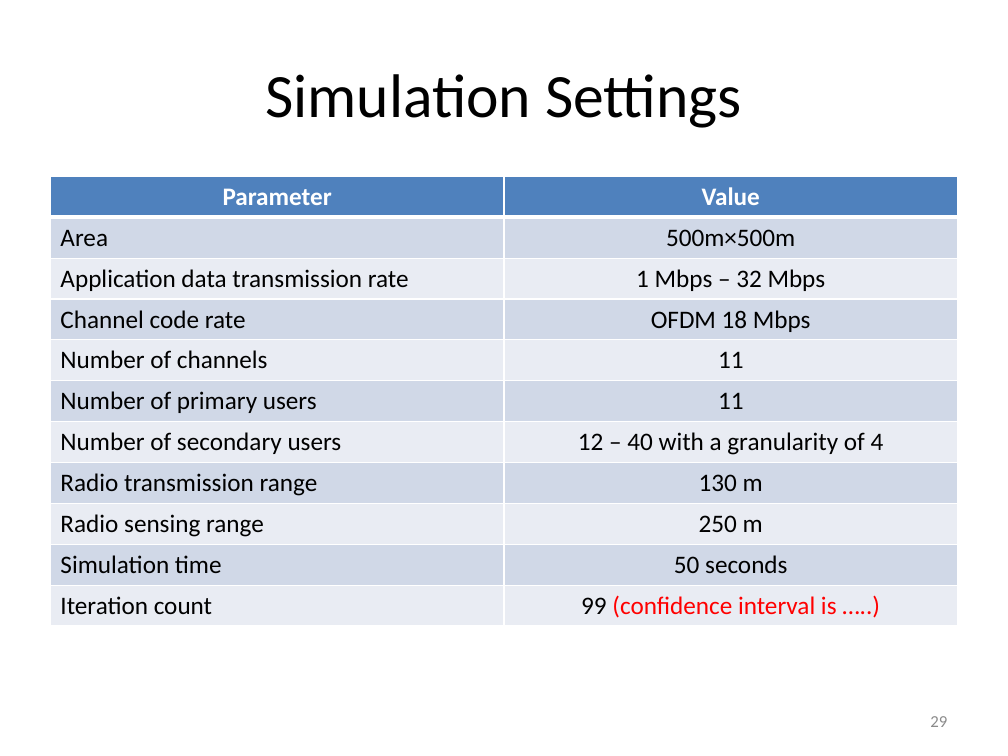
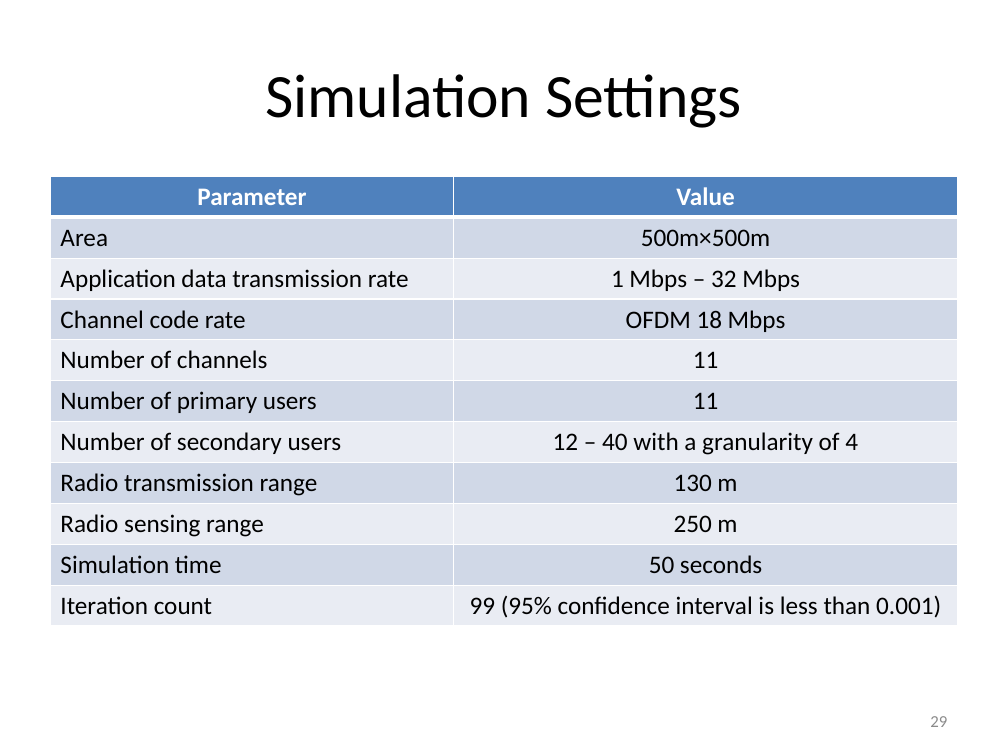
Before and after one commit to takhandipu/MSThesisPresentation, a slide deck: slide 29 of draft.pptx. Drawn at 1008x756 pixels with LibreOffice and Linux fonts; fonts in the diff are those of the drawing. Boxes give left, top, right and bottom in pixels: in the first picture for what was removed or moved away, otherwise in the second. Text is boxed around its words. In the diff, an @@ line names an element or a change of style, - is before the commit and + after.

Commit message:
95% confidence interval is calculated and added.

```diff
--- a/draft.pptx
+++ b/draft.pptx
@@ table at box(50, 176, 958, 626) @@
-row 11, column 2: 99 (confidence interval is …..)
+row 11, column 2: 99 (95% confidence interval is less than 0.001)
```
Also in this commit, not shown: 2 other files.
